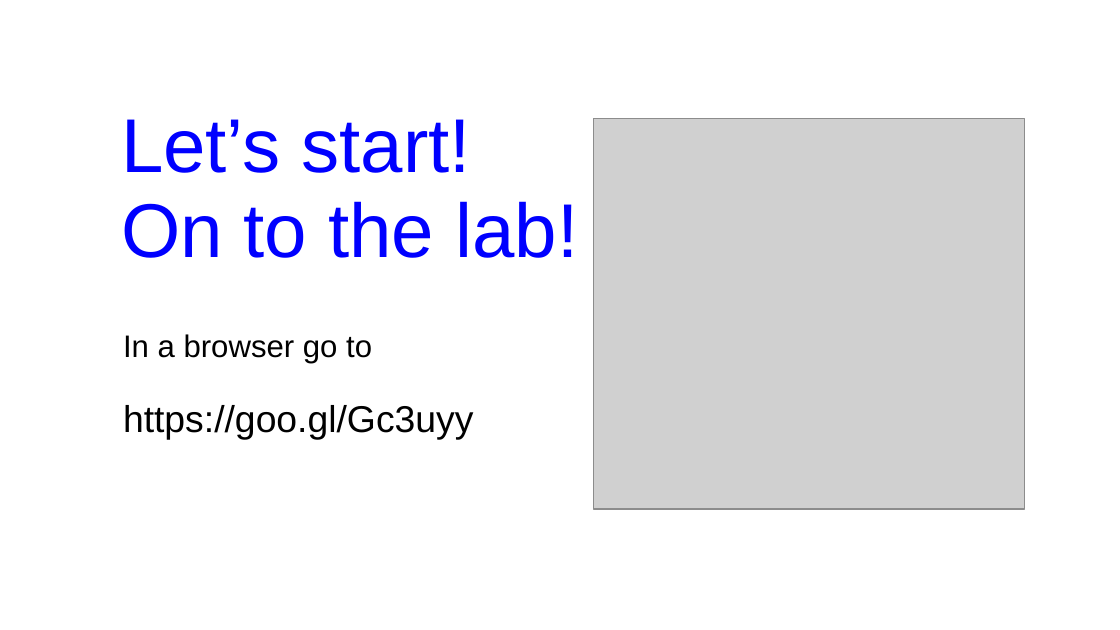
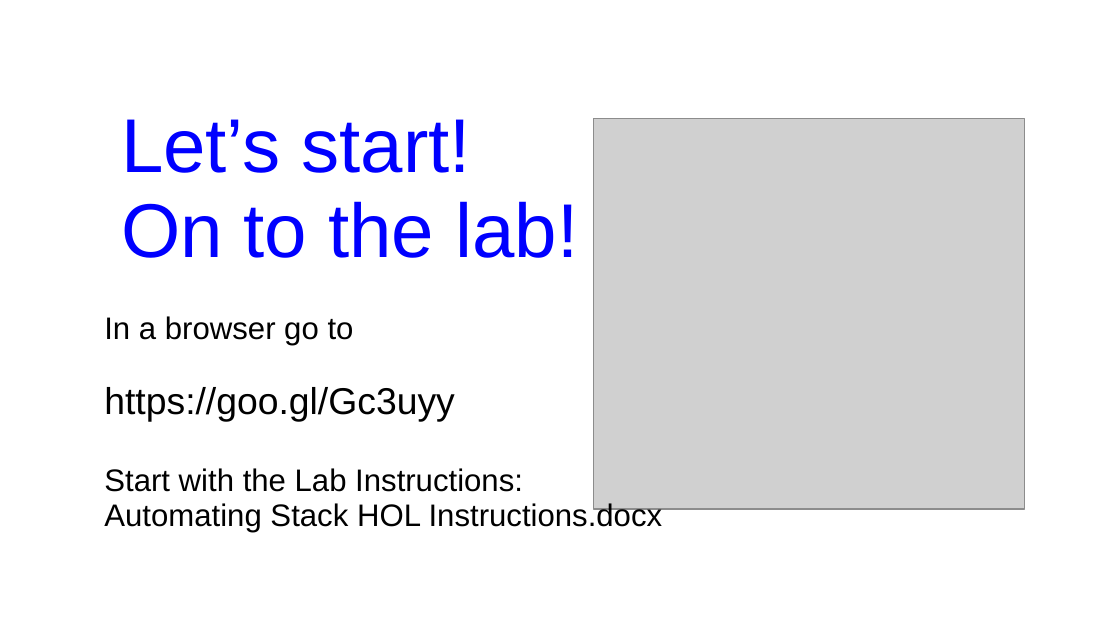
Before and after one commit to boyarsky/OracleCodeOne2018-HOL-Automating-Stack-Groovy, a slide deck: slide 22 of 2018-OracleCodeOne-Automating Stack.ppt. Drawn at 1120x630 pixels with LibreOffice and Linux fonts; fonts in the diff are those of the drawing; grey boxes stand for pictures; background and template pictures are left out. Boxes give left, top, right and bottom in pixels: in the first picture for what was removed or moved away, otherwise in the second. Text is boxed around its words. In the diff, an @@ line names an element or a change of style, - is before the commit and + after.

Commit message:
Changed 4 to 5 minutes, added file name on last slide

```diff
--- a/2018-OracleCodeOne-Automating Stack.ppt
+++ b/2018-OracleCodeOne-Automating Stack.ppt
@@ text "In a browser go to" moved from (x1=123, y1=334, x2=474, y2=440) to (x1=104, y1=316, x2=663, y2=532) @@
@@ text at (x1=104, y1=468, x2=663, y2=532): paragraphs added @@
+Start with the Lab Instructions:
+Automating Stack HOL Instructions.docx
```
